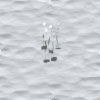
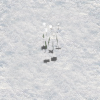
Layer changes from the first 100x100 image to the second:
painted on "Pasted Layer" over 0, 0, 100, 100
